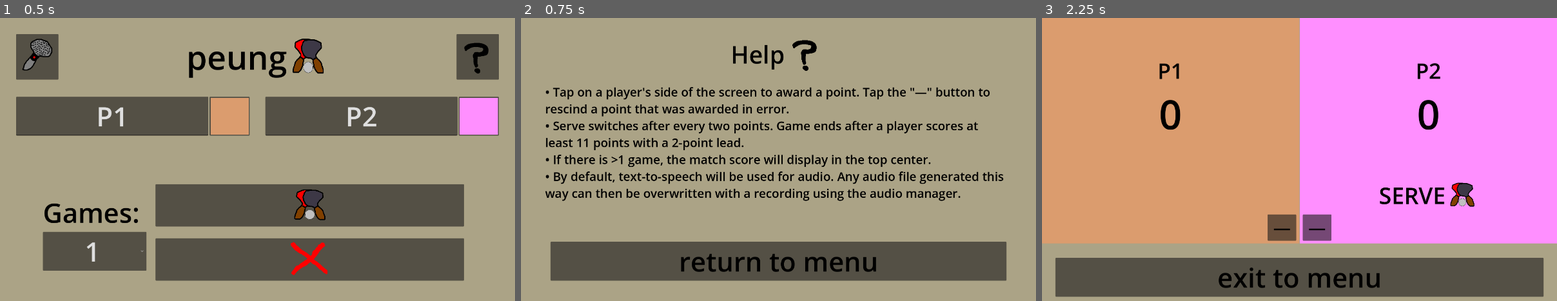
Above: before the commit, frames 1-3 (left to right).
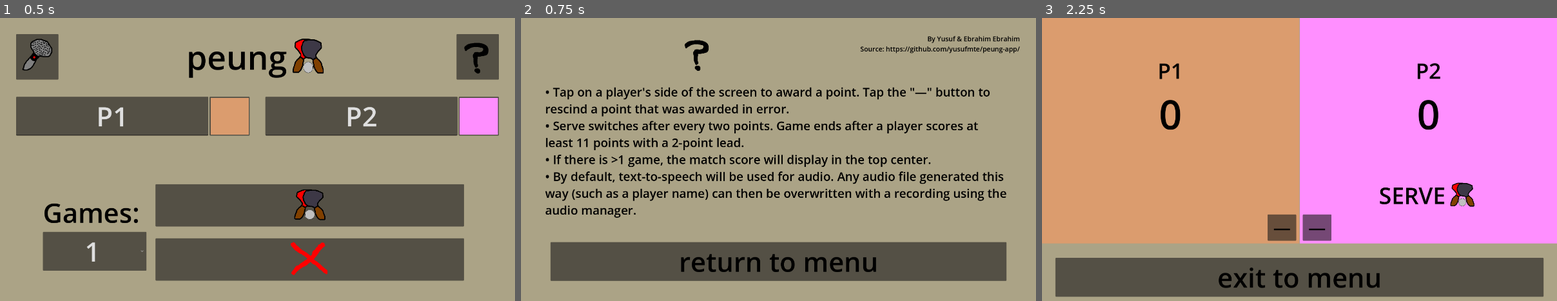
Above: after the commit, the same moments.

Repository: yusufmte/peung-app
Game: Godot game, scene res://scenes/menu.tscn
The game is run twice, just before and just after one commit, with the same random seed, the same clock (stepped at 60 frames per second) and the same inputs.
Inputs (mouse positions are in pixels of both pictures, inside the frame that each line leads up to):
- Up to frame 1 (0.5 s): no input
- Up to frame 2 (0.75 s): click (999, 57) at 0.5 s
- Up to frame 3 (2.25 s): click "return to menu" at 1.25 s; click (1351, 204) at 2 s

Frame 1 is identical in both runs. In frame 2, 3.2% of the frame differs, in the area x 4-97%, y 6-93%; in frame 3, nothing differs.
Error after the commit: Attempt to call function 'list_dir_begin' in base 'null instance' on a null instance. (res://scripts/global.gd:78)

Commit message:
read current files in sound directory into audio manager list #26

Diff:
--- a/scenes/help.tscn
+++ b/scenes/help.tscn
@@ -40,16 +40,20 @@
 layout_mode = 2
 alignment = 1
 
-[node name="Title" type="Label" parent="ColorRect/MarginContainer/VBoxContainer/HBoxContainer"]
-layout_mode = 2
-theme_override_colors/font_color = Color(0, 0, 0, 1)
-theme_override_font_sizes/font_size = 90
-text = "Help"
-horizontal_alignment = 1
-
 [node name="Icon" type="TextureRect" parent="ColorRect/MarginContainer/VBoxContainer/HBoxContainer"]
 layout_mode = 2
+size_flags_horizontal = 6
 texture = ExtResource("1_50phg")
+
+[node name="Credit" type="Label" parent="ColorRect/MarginContainer/VBoxContainer/HBoxContainer"]
+layout_mode = 2
+size_flags_horizontal = 8
+size_flags_vertical = 0
+theme_override_colors/font_color = Color(0, 0, 0, 1)
+theme_override_font_sizes/font_size = 25
+text = "By Yusuf & Ebrahim Ebrahim
+Source: https://github.com/yusufmte/peung-app/"
+horizontal_alignment = 2
 
 [node name="BodyTextMargin" type="MarginContainer" parent="ColorRect/MarginContainer/VBoxContainer"]
 layout_mode = 2
@@ -69,7 +73,7 @@
 text = "• Tap on a player's side of the screen to award a point. Tap the \"—\" button to rescind a point that was awarded in error.
 • Serve switches after every two points. Game ends after a player scores at least 11 points with a 2-point lead.
 • If there is >1 game, the match score will display in the top center.
-• By default, text-to-speech will be used for audio. Any audio file generated this way can then be overwritten with a recording using the audio manager."
+• By default, text-to-speech will be used for audio. Any audio file generated this way (such as a player name) can then be overwritten with a recording using the audio manager."
 fit_content = true
 scroll_active = false
 
--- a/scripts/global.gd
+++ b/scripts/global.gd
@@ -72,7 +72,19 @@
 	var numbers : Array[String] = []
 	for i in range(1,16):
 		numbers.append(str(i))
-	return player_name_keys + _base_sound_keys + numbers
+
+	var custom : Array[String]
+	var dir = DirAccess.open(sounds_dir)
+	dir.list_dir_begin()
+	var filename = dir.get_next()
+	var i = 0
+	while filename != "" and i < 20: # list up to 20 custom peups max
+		custom.append(filename.substr(0,(filename.length()-4)))
+		filename = dir.get_next()
+		i = i + 1
+	dir.list_dir_end()
+
+	return player_name_keys + custom + _base_sound_keys + numbers
 
 ## Convert string key into something that is allowed to be a filename
 func sanitize_key(key: String) -> String:
